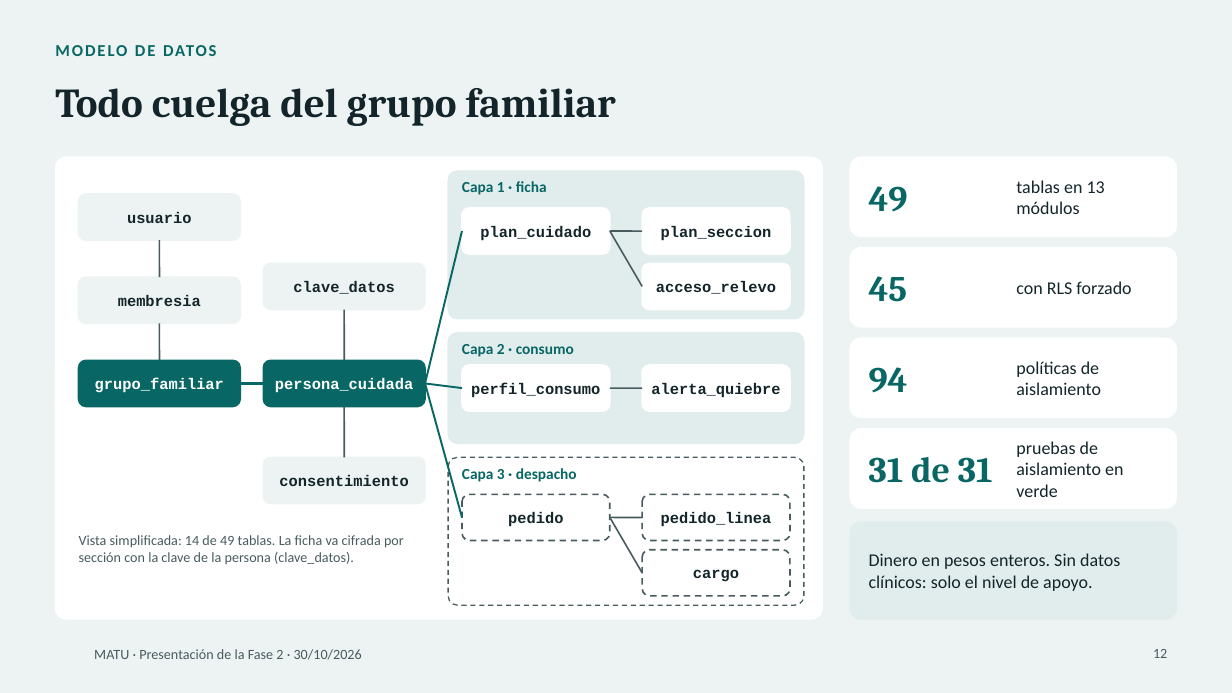
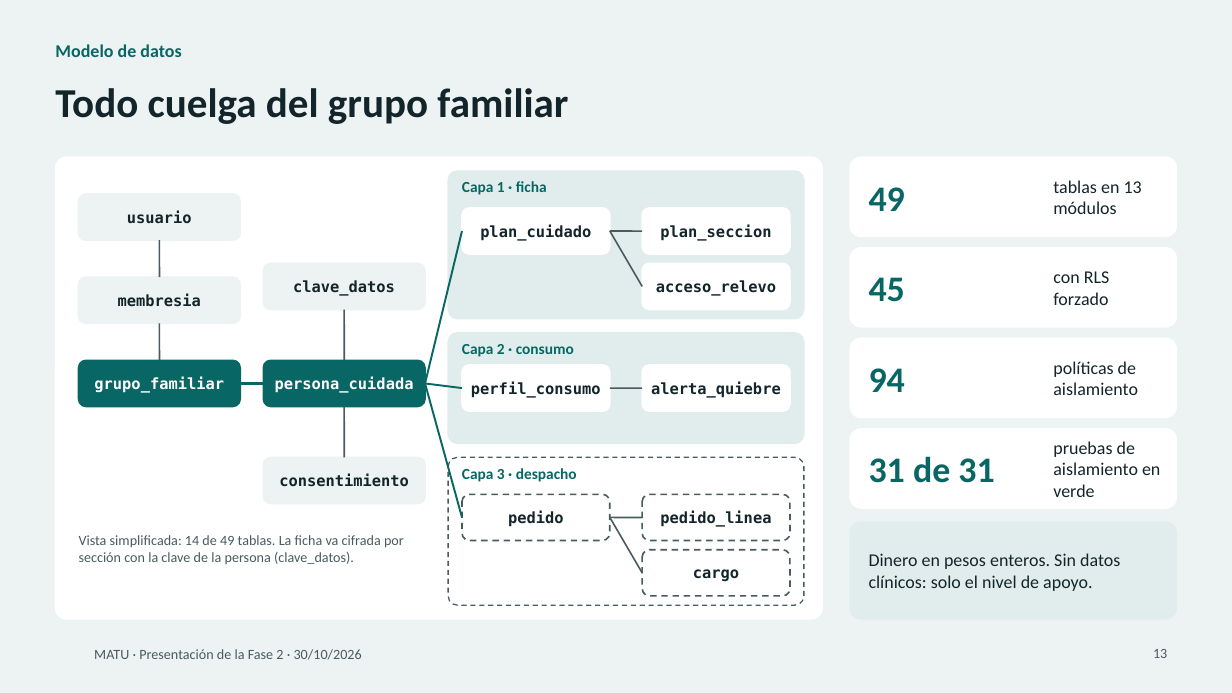
Before and after one commit to MartinHenriquez131/MATU, a slide deck: slide 13 of Fase 2/Evidencias Proyecto/MATU_Presentacion_Fase2.pptx (slide 12 before the commit). Drawn at 1232x693 pixels with LibreOffice and Linux fonts; fonts in the diff are those of the drawing; background and template pictures are left out. Boxes give left, top, right and bottom in pixels: in the first picture for what was removed or moved away, otherwise in the second. Text is boxed around its words. In the diff, an @@ line names an element or a change of style, - is before the commit and + after.

```diff
--- a/Fase 2/Evidencias Proyecto/MATU_Presentacion_Fase2.pptx
+++ b/Fase 2/Evidencias Proyecto/MATU_Presentacion_Fase2.pptx
@@ text at [55, 44, 181, 57]: text changed; size 13 to 14 pt @@
-MODELO DE DATOS
+Modelo de datos
@@ text "tablas en 13 módulos": place and size @@
-text "tablas en 13 módulos" at [1016, 180, 1105, 214]
+text "tablas en 13 módulos" at [1053, 180, 1142, 214]
@@ text "con RLS forzado" rewrapped from [1016, 281, 1131, 294] to [1053, 271, 1110, 305] @@
@@ text "políticas de aislamiento": place and size @@
-text "políticas de aislamiento" at [1016, 361, 1101, 395]
+text "políticas de aislamiento" at [1053, 361, 1138, 395]
@@ font Cambria to Calibri in 5 elements at [55, 88, 568, 124], [869, 187, 905, 211], [869, 277, 905, 302], [869, 368, 905, 392], [869, 456, 994, 483] @@
@@ text "pruebas de aislamiento en verde": place and size @@
-text "pruebas de aislamiento en verde" at [1016, 441, 1123, 497]
+text "pruebas de aislamiento en verde" at [1053, 441, 1160, 497]
@@ font Courier New to DejaVu Sans Mono in 13 elements at [79, 194, 240, 240], [79, 277, 240, 323], [79, 360, 240, 407], [263, 360, 425, 407], [263, 457, 425, 504], [263, 263, 425, 310], [462, 208, 610, 254], [642, 208, 790, 254], [642, 263, 790, 310], [462, 365, 610, 411], [642, 365, 790, 411], [462, 494, 610, 541], [642, 494, 790, 541] @@
```
Also in this commit, not shown: 16 other slides changed, 1 slide added, 2 other files.
